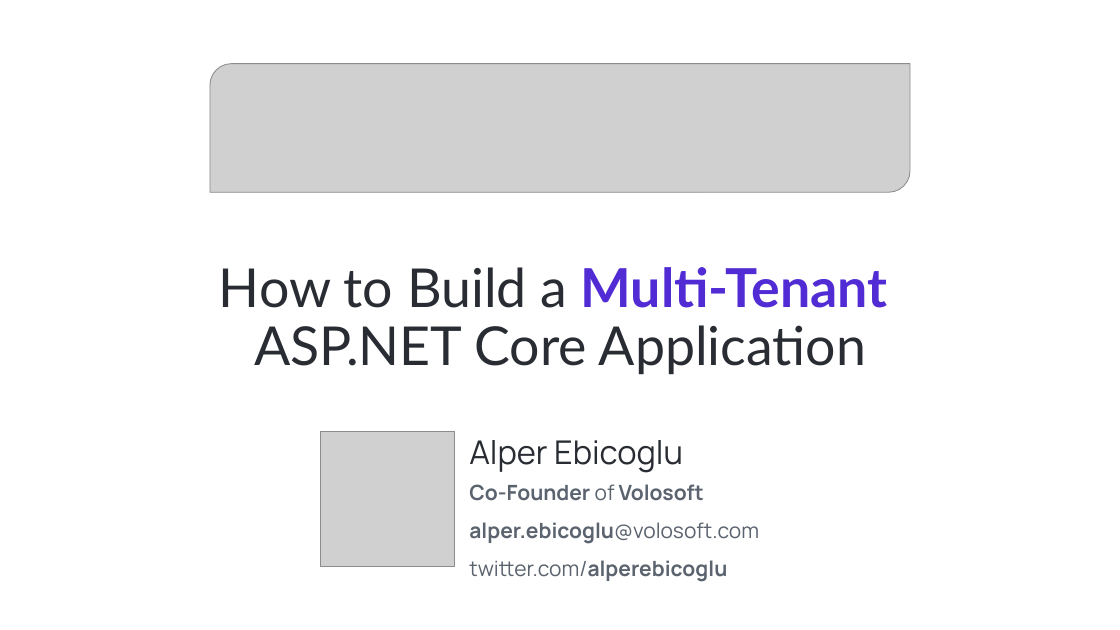
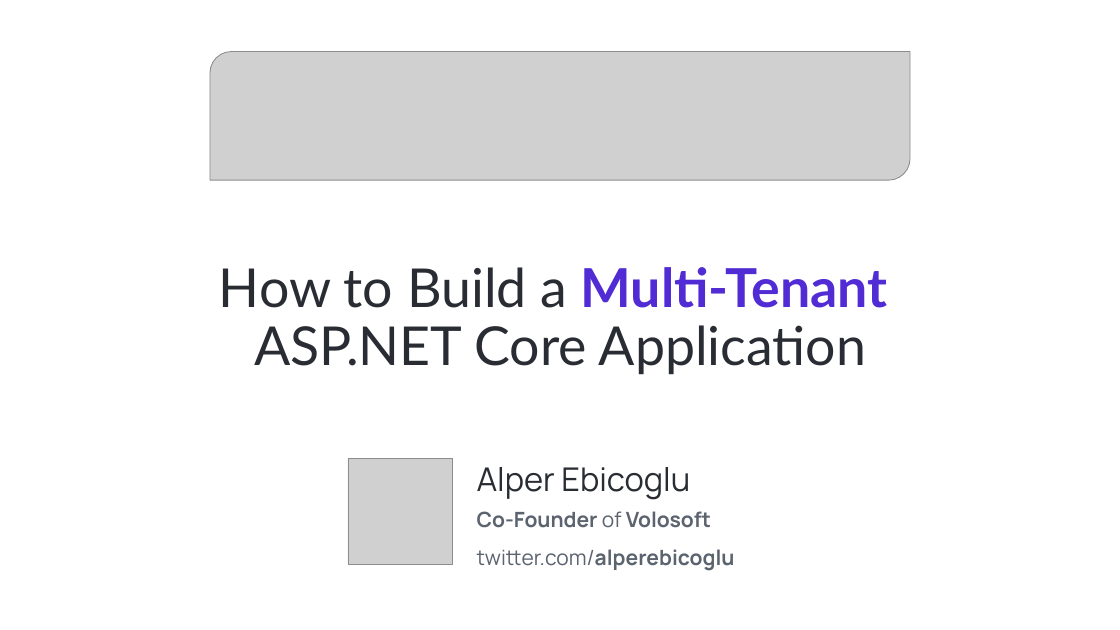
Before and after one commit to ebicoglu/presentations, a slide deck: slide 1 of multi-tenancy-wearedevelopers-2025_30mins.pptx. Drawn at 1120x630 pixels with LibreOffice and Linux fonts; fonts in the diff are those of the drawing; grey boxes stand for pictures; background and template pictures are left out. Boxes give left, top, right and bottom in pixels: in the first picture for what was removed or moved away, otherwise in the second. Text is boxed around its words. In the diff, an @@ line names an element or a change of style, - is before the commit and + after.

```diff
--- a/multi-tenancy-wearedevelopers-2025_30mins.pptx
+++ b/multi-tenancy-wearedevelopers-2025_30mins.pptx
@@ picture: place and size @@
-picture at (210, 64, 910, 192)
+picture at (210, 51, 910, 180)
@@ picture: place and size @@
-picture at (321, 431, 455, 566)
+picture at (348, 459, 453, 565)
@@ text "Alper Ebicoglu": place and size @@
-text "Alper Ebicoglu" at (469, 440, 683, 473)
+text "Alper Ebicoglu" at (477, 467, 690, 500)
@@ text "Co-Founder of Volosoft": place and size @@
-text "Co-Founder of Volosoft" at (469, 484, 759, 582)
+text "Co-Founder of Volosoft" at (477, 511, 735, 571)
@@ text at (469, 522, 759, 544): paragraph removed @@
-alper.ebicoglu@volosoft.com
```
Also in this commit, not shown: 19 other slides changed.
